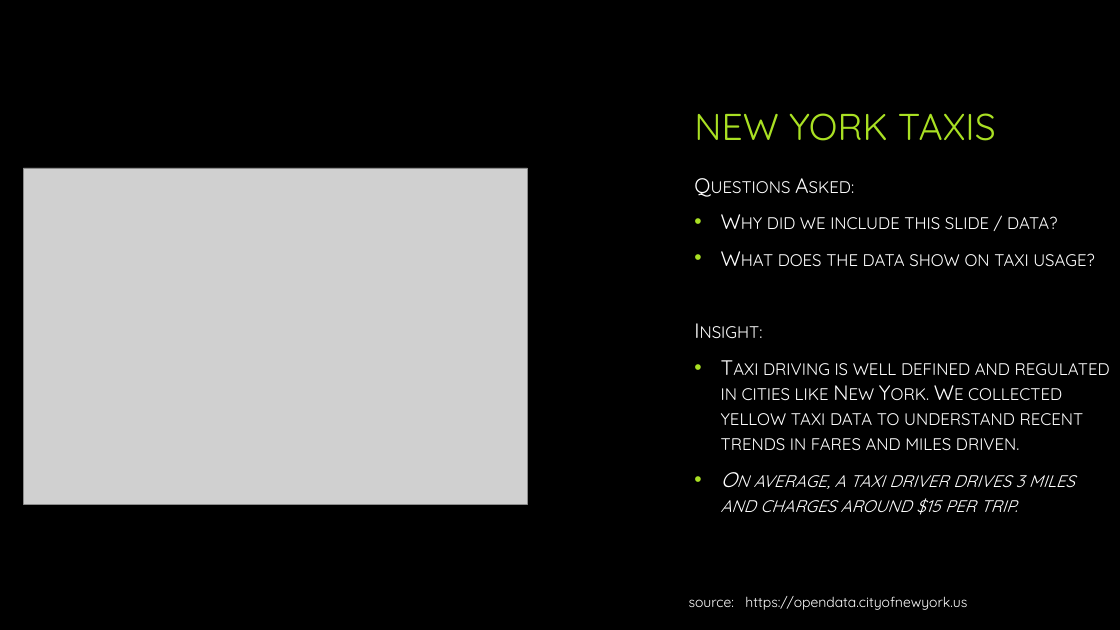
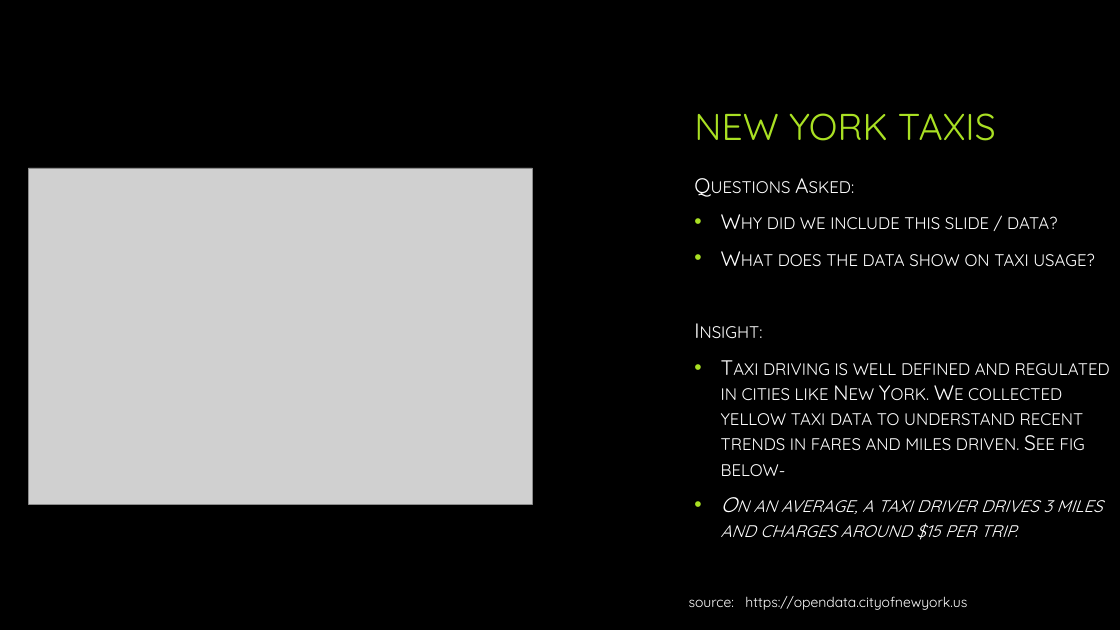
Before and after one commit to df-danfox/Data_Viz_Project, a slide deck: slide 4 of Project 1.pptx (slide 8 before the commit). Drawn at 1120x630 pixels with LibreOffice and Linux fonts; fonts in the diff are those of the drawing; grey boxes stand for pictures; background and template pictures are left out. Boxes give left, top, right and bottom in pixels: in the first picture for what was removed or moved away, otherwise in the second. Text is boxed around its words. In the diff, an @@ line names an element or a change of style, - is before the commit and + after.

Commit message:
updated to fix spelling errors

```diff
--- a/Project 1.pptx
+++ b/Project 1.pptx
@@ picture: place and size @@
-picture at (24, 168, 528, 504)
+picture at (29, 168, 533, 504)
@@ text at (721, 363, 1110, 540): text changed @@
-• Taxi driving is well defined and regulated in cities like New York. We collected yellow taxi data to understand recent trends in fares and miles driven.
-• On average, a taxi driver drives 3 miles and charges around $15 per trip.
+• Taxi driving is well defined and regulated in cities like New York. We collected yellow taxi data to understand recent trends in fares and miles driven. See fig below-
+• On an average, a taxi driver drives 3 miles and charges around $15 per trip.
```
Also in this commit, not shown: 4 other slides changed.
